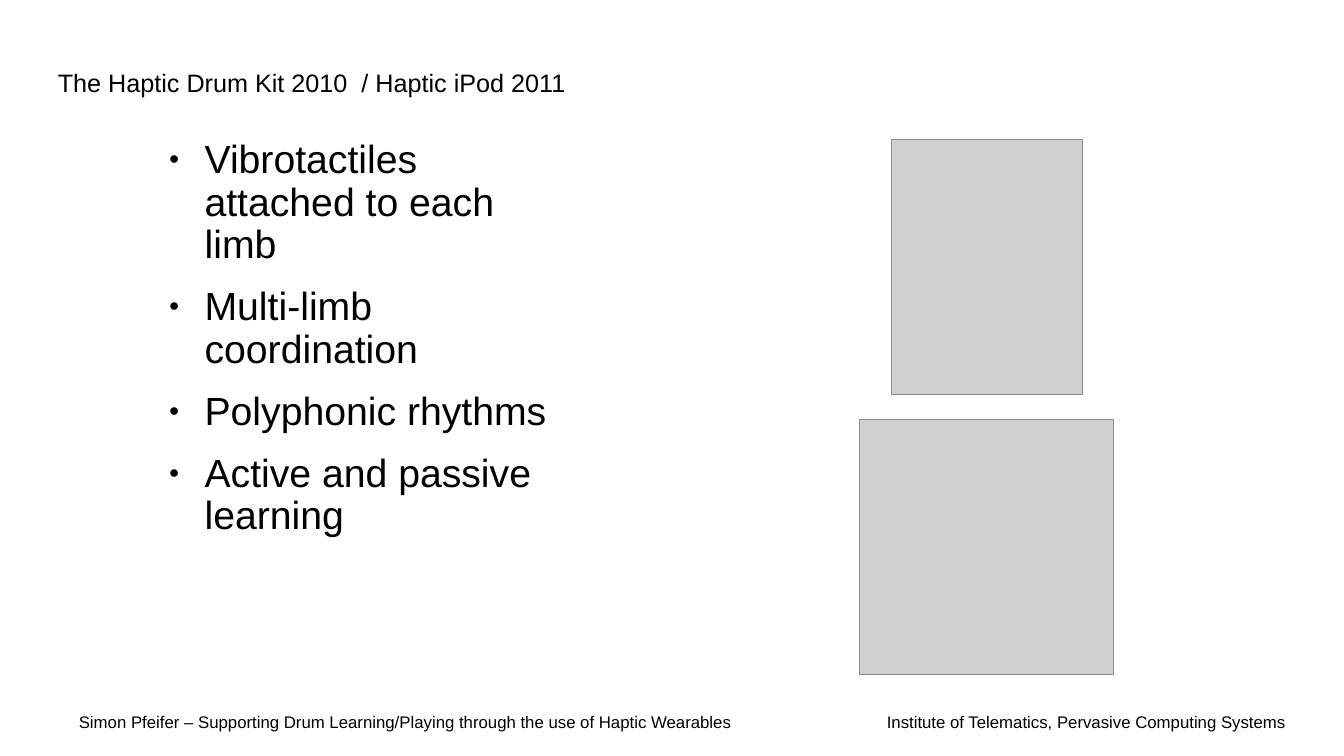
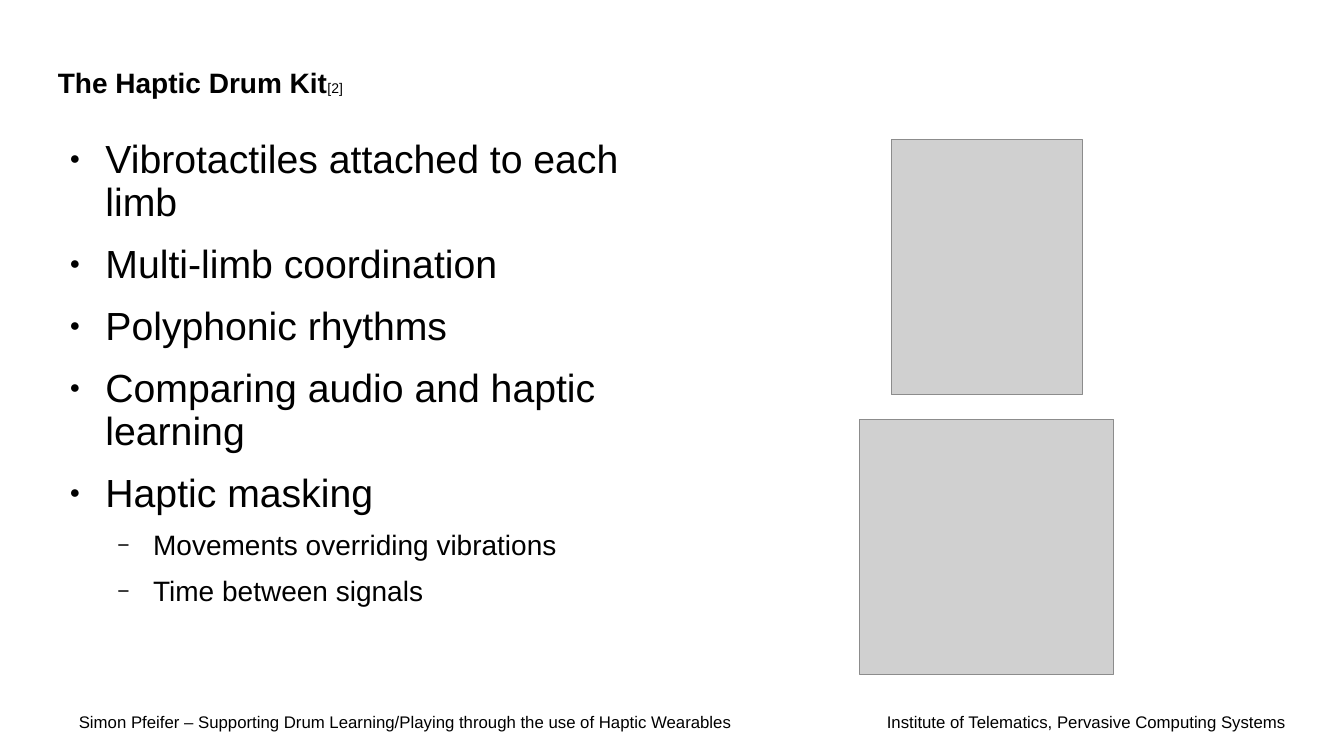
Before and after one commit to Spiemer/proseminar, a slide deck: slide 5 of presentation/presentation.odp (slide 3 before the commit). Drawn at 1344x756 pixels with LibreOffice and Linux fonts; fonts in the diff are those of the drawing; grey boxes stand for pictures; background and template pictures are left out. Boxes give left, top, right and bottom in pixels: in the first picture for what was removed or moved away, otherwise in the second. Text is boxed around its words. In the diff, an @@ line names an element or a change of style, - is before the commit and + after.

```diff
--- a/presentation/presentation.odp
+++ b/presentation/presentation.odp
@@ title at [58,72,343,98]: text changed; size 18 to 20 pt; bold on @@
-The Haptic Drum Kit 2010 / Haptic iPod 2011
+The Haptic Drum Kit[2]
@@ text "Vibrotactiles attached to each limb": place and size @@
-text "Vibrotactiles attached to each limb" at [205,144,546,537]
+text "Vibrotactiles attached to each limb" at [105,144,618,607]
@@ text at [105,373,596,607]: text changed; size 28 to 20 pt @@
-● Active and passive learning
+● Comparing audio and haptic learning
+● Haptic masking
+  − Movements overriding vibrations
+  − Time between signals
```
Also in this commit, not shown: 3 other slides changed, 4 slides added, 3 other files.
